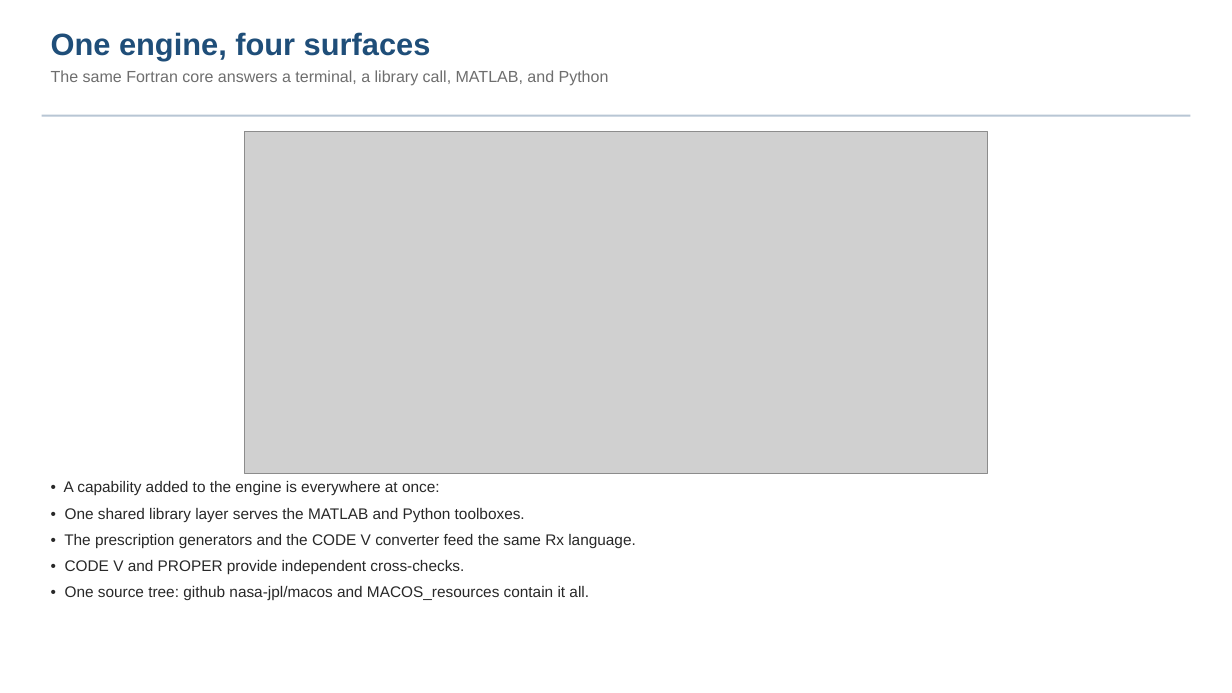
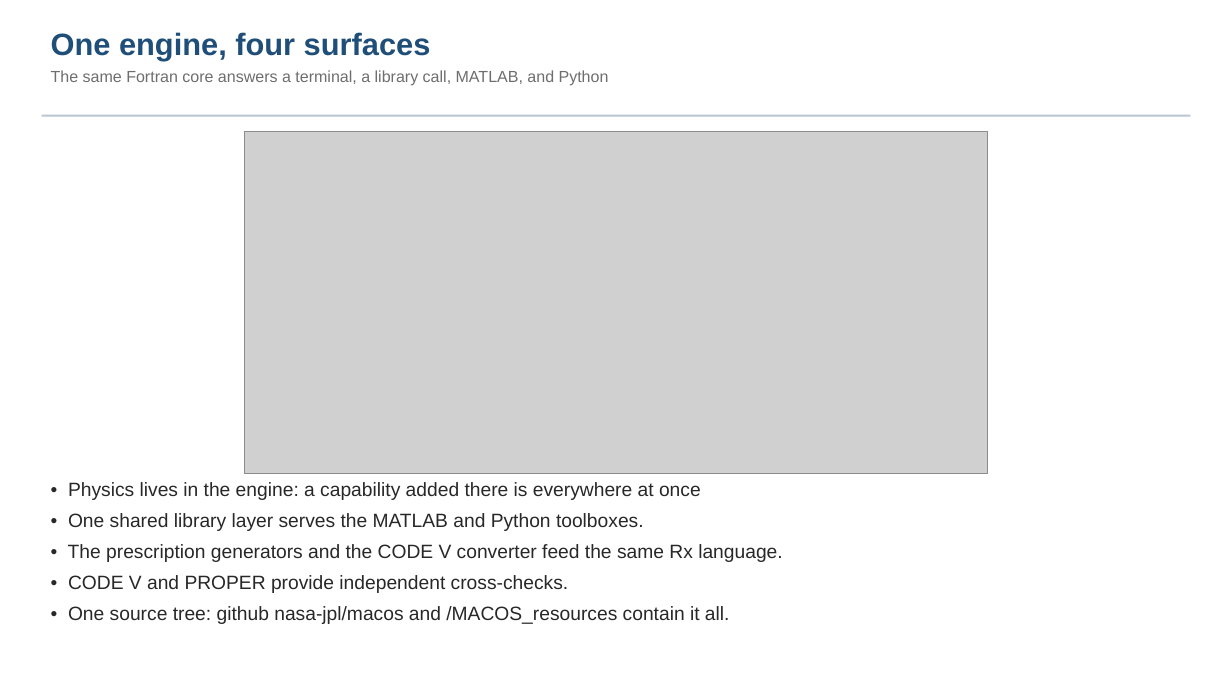
Before and after one commit to nasa-jpl/macos, a slide deck: slide 3 of demo_session/deck_keysight.pptx. Drawn at 1232x693 pixels with LibreOffice and Linux fonts; fonts in the diff are those of the drawing; grey boxes stand for pictures. Boxes give left, top, right and bottom in pixels: in the first picture for what was removed or moved away, otherwise in the second. Text is boxed around its words. In the diff, an @@ line names an element or a change of style, - is before the commit and + after.

```diff
--- a/demo_session/deck_keysight.pptx
+++ b/demo_session/deck_keysight.pptx
@@ text at <box>68,482,701,500</box>: text changed; size 12 to 15 pt @@
-• A capability added to the engine is everywhere at once:
+• Physics lives in the engine: a capability added there is everywhere at once
@@ text at <box>68,513,782,593</box>: size 12 to 15 pt in "• One shared library layer serves the ...", "• The prescription generators and the CODE ...", "• CODE V and PROPER provide independent ..." @@
@@ text at <box>68,606,730,624</box>: text changed; size 12 to 15 pt @@
-• One source tree: github nasa-jpl/macos and MACOS_resources contain it all.
+• One source tree: github nasa-jpl/macos and /MACOS_resources contain it all.
```
Also in this commit, not shown: 12 other slides changed, 3 other files.
